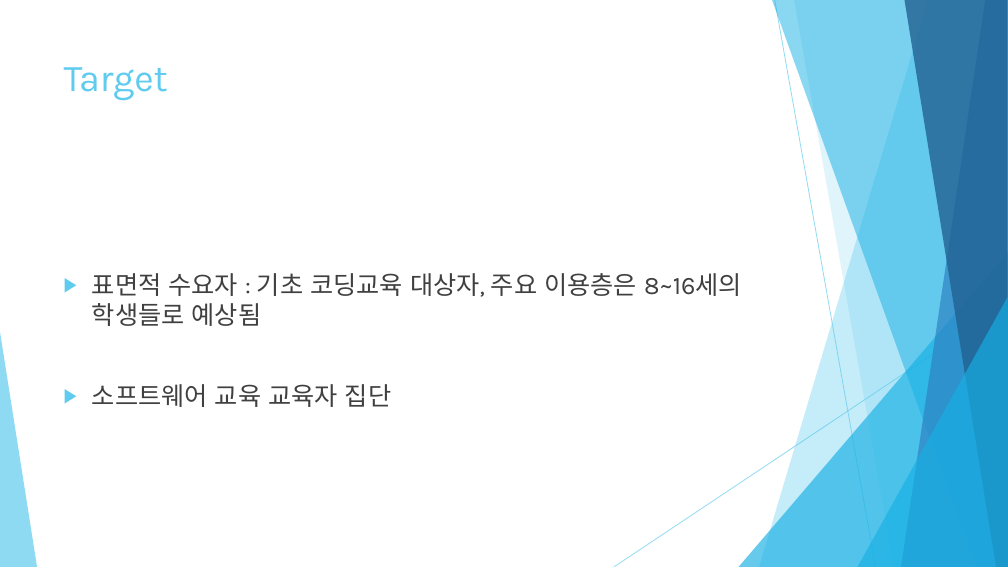
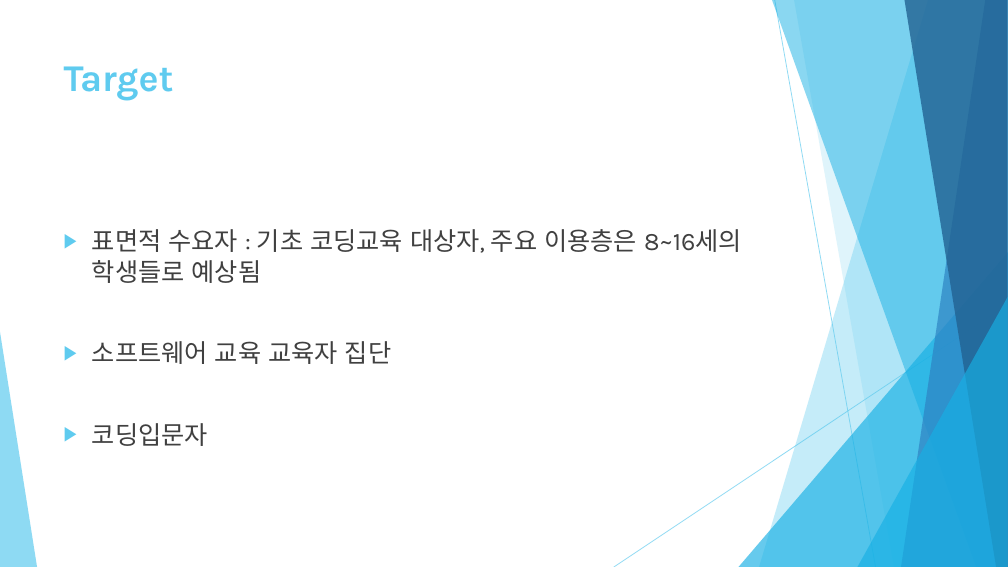
Before and after one commit to healjoo/smallprecious, a slide deck: slide 9 of 코딩교육용 퍼즐게임 제안서.pptx (slide 8 before the commit). Drawn at 1008x567 pixels with LibreOffice and Linux fonts; fonts in the diff are those of the drawing. Boxes give left, top, right and bottom in pixels: in the first picture for what was removed or moved away, otherwise in the second. Text is boxed around its words. In the diff, an @@ line names an element or a change of style, - is before the commit and + after.

```diff
--- a/코딩교육용 퍼즐게임 제안서.pptx
+++ b/코딩교육용 퍼즐게임 제안서.pptx
@@ title "Target" at [64,66,174,101]: bold on @@
@@ text at [92,423,208,446]: paragraph added @@
+▶ 코딩입문자
```
Also in this commit, not shown: 7 other slides changed, 2 slides added, 1 other file.
